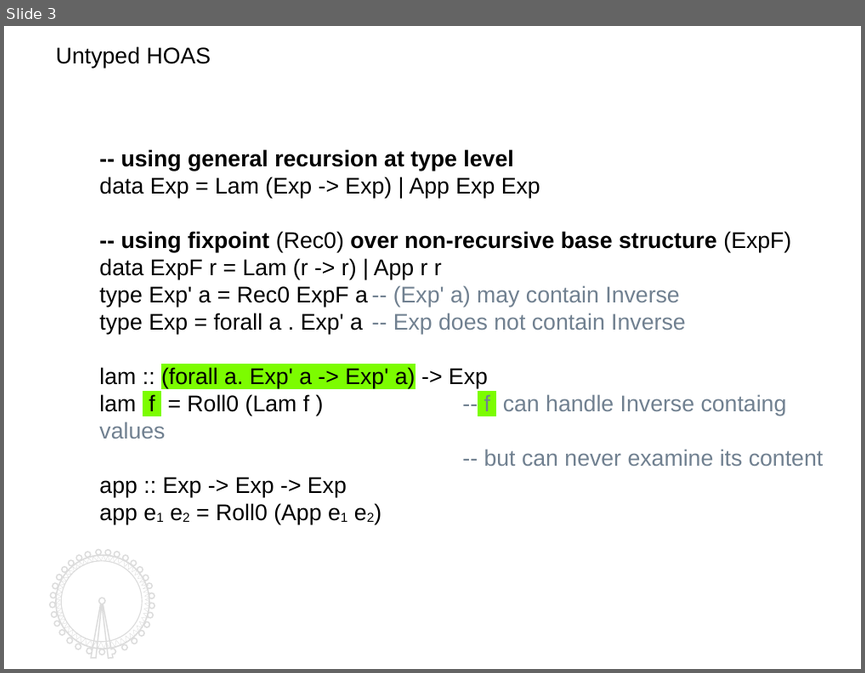
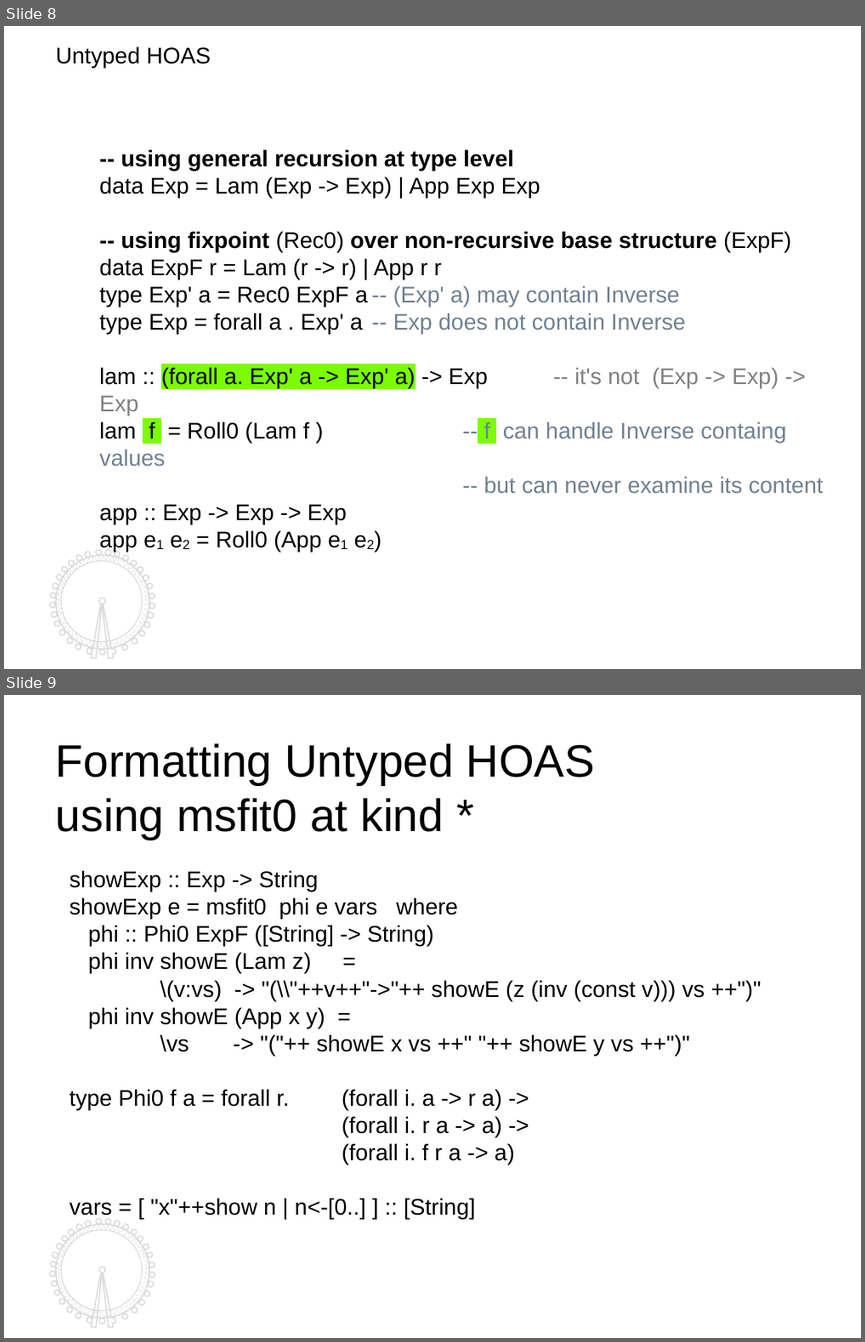
Before and after one commit to kyagrd/naxPapers, a slide deck: draft/TYPES13/ppt/myslide.odp. Shown one above the other, each under a label of ours: slide 3 before the commit, slides 8 and 9 after it. The pictures are 865x673 and 865x1342 pixels, drawn with LibreOffice and Linux fonts; fonts in the diff are those of the drawing. Boxes give left, top, right and bottom in pixels: in the first picture for what was removed or moved away, otherwise in the second. Text is boxed around its words. In the diff, an @@ line names an element or a change of style, - is before the commit and + after.

```diff
--- a/draft/TYPES13/ppt/myslide.odp
+++ b/draft/TYPES13/ppt/myslide.odp
@@ slide 9 added at box(4, 695, 861, 1338), background #FFFFFF; not listed: 4 template elements that a slide beside it also shows @@
@@ text added at box(56, 743, 595, 839), 36 pt, text #000000 @@
+Formatting Untyped HOAS
+using msfit0 at kind *
@@ text added at box(69, 870, 705, 1219), 18 pt, text #000000 @@
+showExp :: Exp -> String
+showExp e = msfit0 phi e vars where
+phi :: Phi0 ExpF ([String] -> String)
+phi inv showE (Lam z) =
+\(v:vs) -> "(\\"++v++"->"++ showE (z (inv (const v))) vs ++")"
+phi inv showE (App x y) =
+\vs -> "("++ showE x vs ++" "++ showE y vs ++")"
+type Phi0 f a = forall r. (forall i. a -> r a) ->
+(forall i. r a -> a) ->
+(forall i. f r a -> a)
+vars = [ "x"++show n | n<-[0..] ] :: [String]
@@ what was slide 3 is now slide 8 @@
@@ slide 8 changed as well @@
@@ text at box(99, 367, 778, 415): text changed @@
-lam :: (forall a. Exp' a -> Exp' a) -> Exp
+lam :: (forall a. Exp' a -> Exp' a) -> Exp -- it's not (Exp -> Exp) -> Exp
@@ freeform shape at box(49, 550, 154, 658): outline redrawn @@
```
Also in this commit, not shown: 6 other slides changed, 6 other slides added, 2 slides removed, 3 other files.
